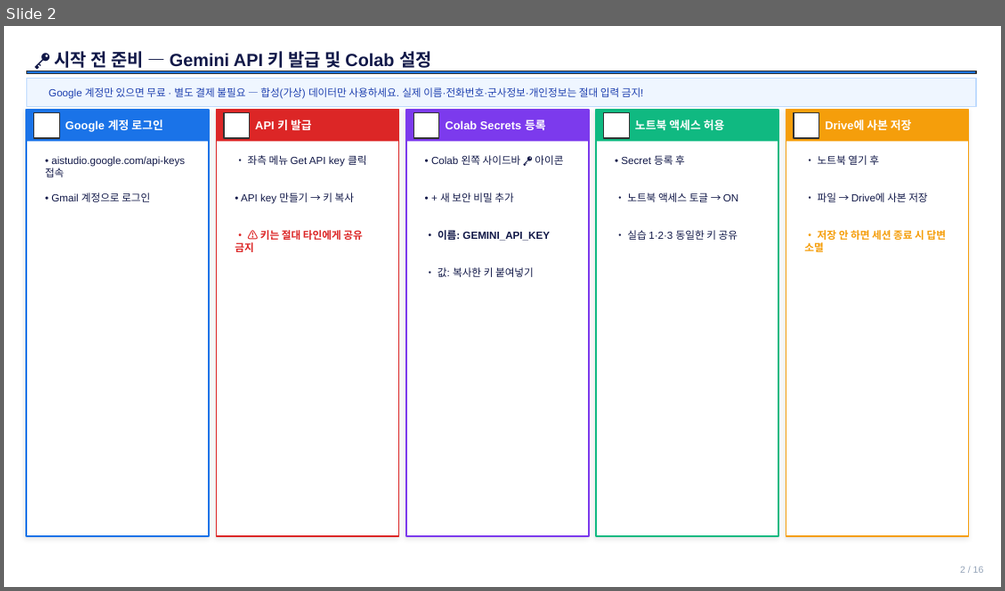
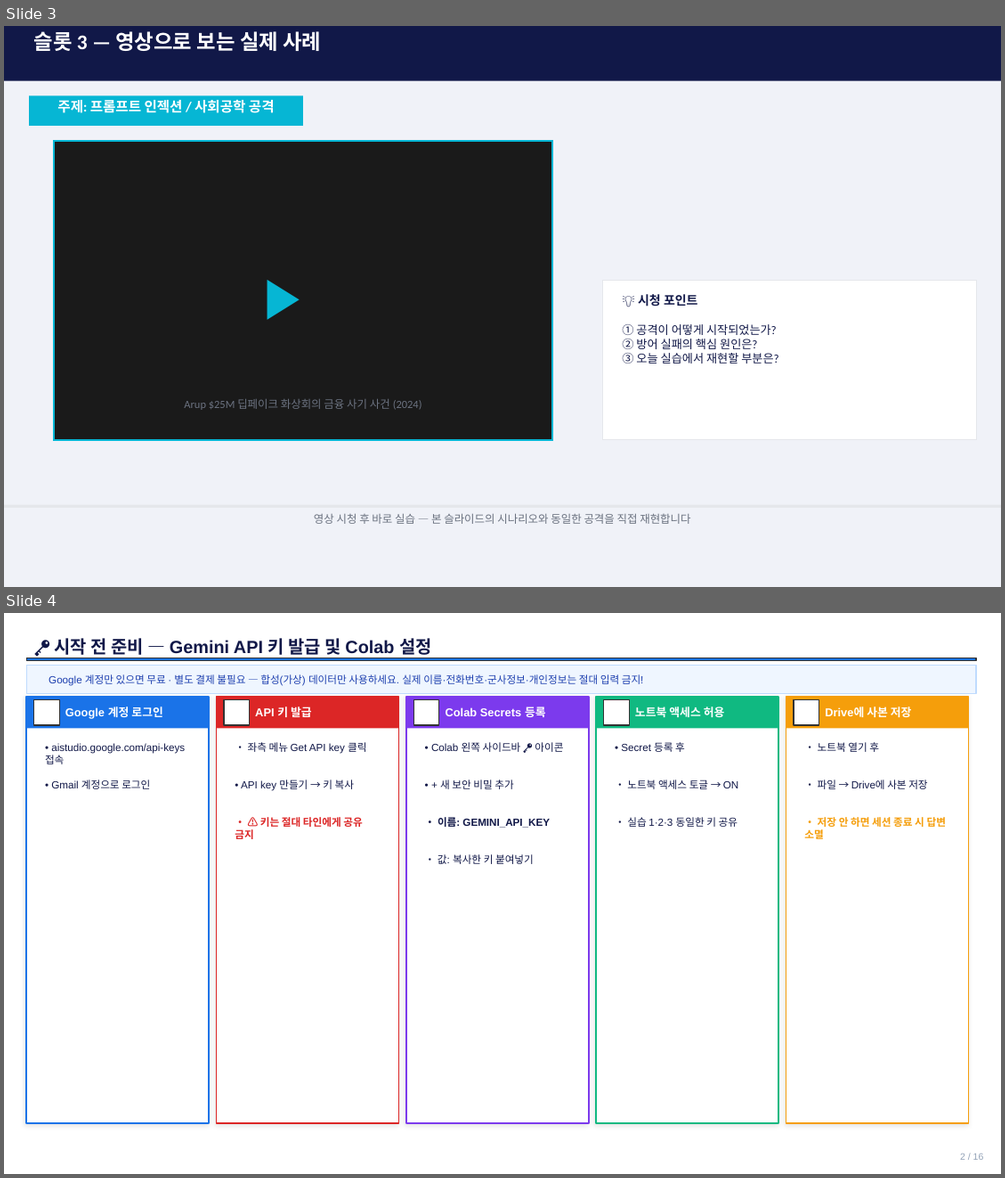
Before and after one commit to sulgik/security-workshop, a slide deck: class/3일차_3.pptx. Shown one above the other, each under a label of ours: slide 2 before the commit, slides 3 and 4 after it. The pictures are 1005x591 and 1005x1178 pixels, drawn with LibreOffice and Linux fonts; fonts in the diff are those of the drawing. Boxes give left, top, right and bottom in pixels: in the first picture for what was removed or moved away, otherwise in the second. Text is boxed around its words. In the diff, an @@ line names an element or a change of style, - is before the commit and + after.

```diff
--- a/class/3일차_3.pptx
+++ b/class/3일차_3.pptx
@@ slide 3 added at bbox=[4, 26, 1001, 587], background #F0F2F8 @@
@@ rectangle added at bbox=[4, 26, 1001, 80], fill #111848 @@
@@ text added at bbox=[34, 31, 321, 51], 20 pt, text #FFFFFF, bold @@
+슬롯 3 — 영상으로 보는 실제 사례
@@ rectangle added at bbox=[29, 95, 303, 126], fill #06B6D4 @@
@@ text added at bbox=[57, 99, 275, 113], 13.3 pt, text #FFFFFF, bold @@
+주제: 프롬프트 인젝션 / 사회공학 공격
@@ rectangle added at bbox=[54, 141, 553, 440], fill #1A1A1A, outline #06B6D4 1.33 pt @@
@@ text added at bbox=[34, 257, 533, 557], 53.3 pt, text #06B6D4 @@
+▶
@@ rectangle added at bbox=[602, 281, 976, 440], fill #FFFFFF, outline #E5E7EB 0.67 pt @@
@@ text added at bbox=[638, 294, 698, 306], 12 pt, text #111848, bold @@
+💡 시청 포인트
@@ text added at bbox=[622, 324, 778, 363], 11.3 pt, text #111848 @@
+① 공격이 어떻게 시작되었는가?
+② 방어 실패의 핵심 원인은?
+③ 오늘 실습에서 재현할 부분은?
@@ text added at bbox=[184, 399, 422, 410], 10.7 pt, text #6B7280 @@
+Arup $25M 딥페이크 화상회의 금융 사기 사건 (2024)
@@ rectangle added at bbox=[4, 505, 1001, 507], fill #E5E7EB @@
@@ text added at bbox=[314, 513, 690, 524], 10.7 pt, text #6B7280 @@
+영상 시청 후 바로 실습 — 본 슬라이드의 시나리오와 동일한 공격을 직접 재현합니다
@@ what was slide 2 is now slide 4 @@
```
Also in this commit, not shown: 1 slide changed, 2 other slides added, 2 other files.
